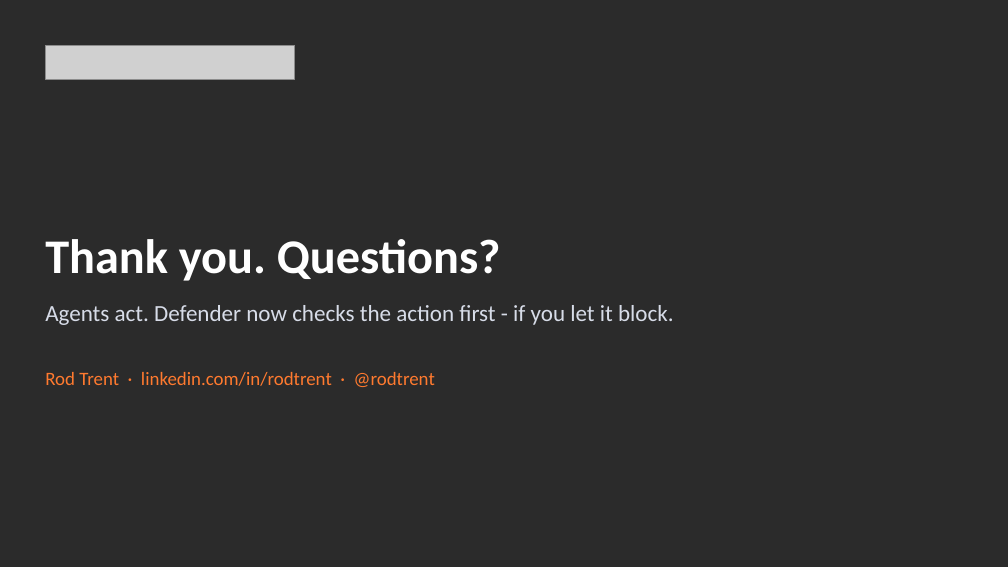
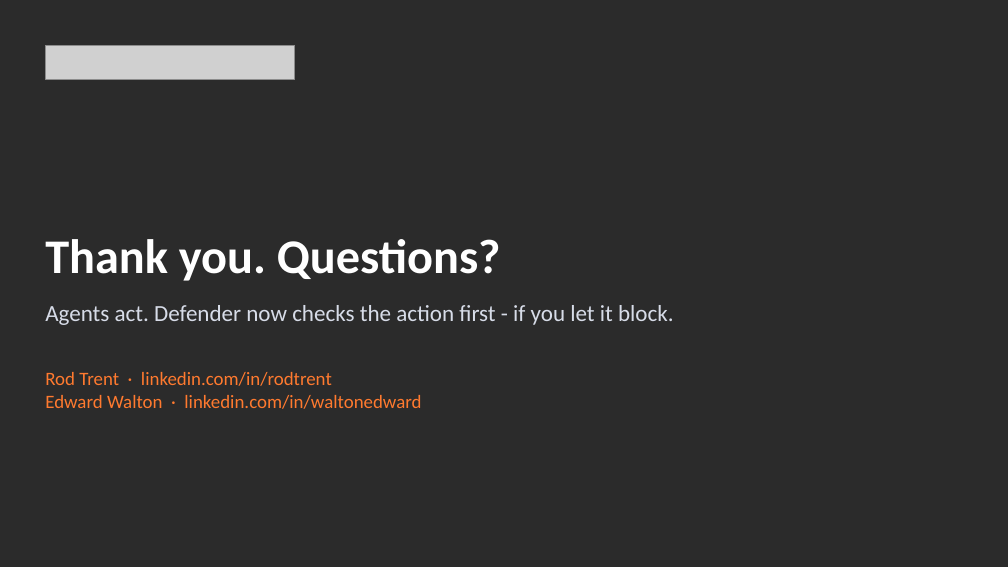
Before and after one commit to rod-trent/Conferences, a slide deck: slide 33 of WPNinjas2027/SlideDecks/Defender for Agents - WPNinjas US 2027.pptx. Drawn at 1008x567 pixels with LibreOffice and Linux fonts; fonts in the diff are those of the drawing; grey boxes stand for pictures; background and template pictures are left out; a plain dark background stands for a picture behind light text. Boxes give left, top, right and bottom in pixels: in the first picture for what was removed or moved away, otherwise in the second. Text is boxed around its words. In the diff, an @@ line names an element or a change of style, - is before the commit and + after.

```diff
--- a/WPNinjas2027/SlideDecks/Defender for Agents - WPNinjas US 2027.pptx
+++ b/WPNinjas2027/SlideDecks/Defender for Agents - WPNinjas US 2027.pptx
@@ text at (x1=45, y1=372, x2=421, y2=409): text changed @@
-Rod Trent · linkedin.com/in/rodtrent · @rodtrent
+Rod Trent · linkedin.com/in/rodtrent
+Edward Walton · linkedin.com/in/waltonedward
```
Also in this commit, not shown: 2 other slides changed, 6 other files.
